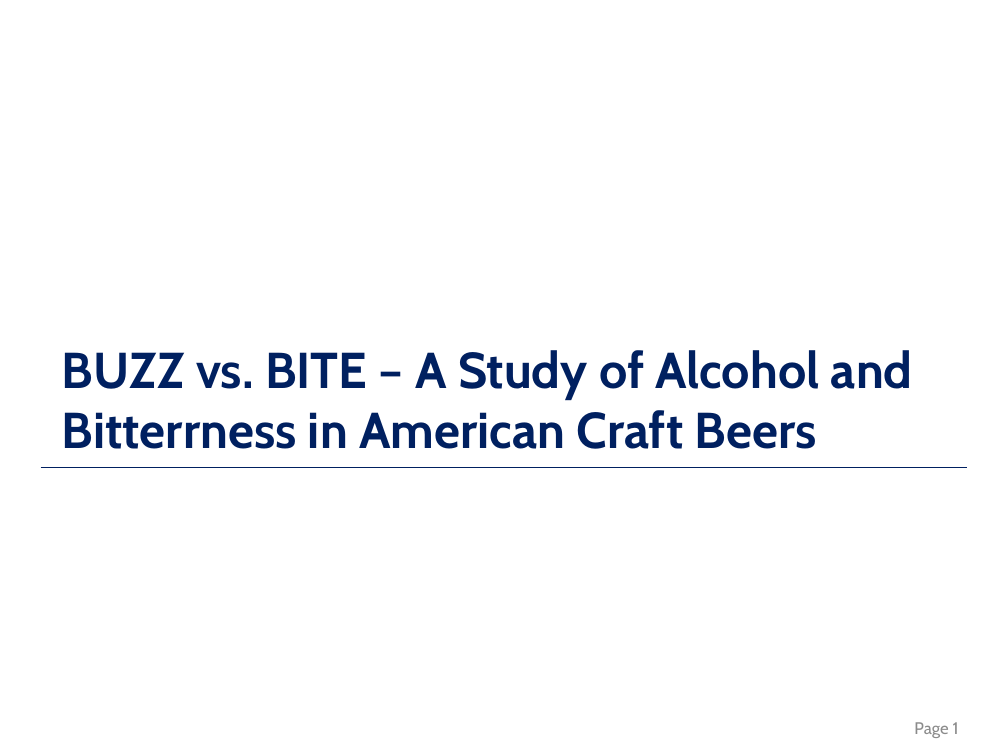
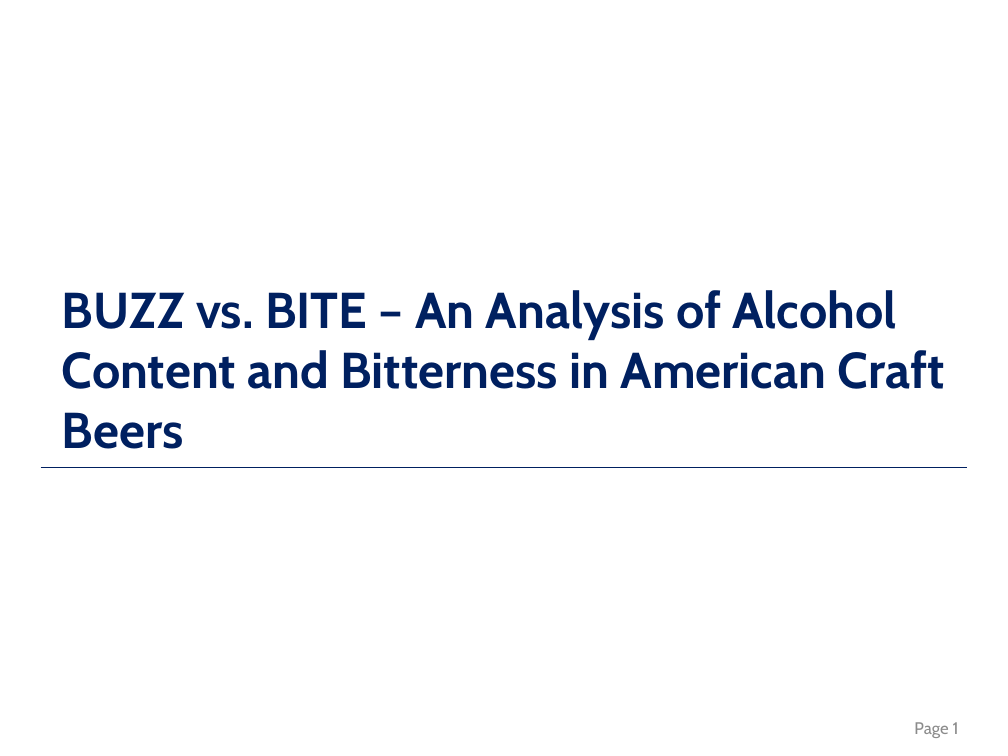
Before and after one commit to la-mar/DDS_Case_Study_1, a slide deck: slide 1 of docs/revised_presentation_from_template.pptx. Drawn at 1008x756 pixels with LibreOffice and Linux fonts; fonts in the diff are those of the drawing. Boxes give left, top, right and bottom in pixels: in the first picture for what was removed or moved away, otherwise in the second. Text is boxed around its words. In the diff, an @@ line names an element or a change of style, - is before the commit and + after.

Commit message:
presentation updates

```diff
--- a/docs/revised_presentation_from_template.pptx
+++ b/docs/revised_presentation_from_template.pptx
@@ text at (62,290,945,449): text changed @@
-BUZZ vs. BITE – A Study of Alcohol and Bitterrness in American Craft Beers
+BUZZ vs. BITE – An Analysis of Alcohol Content and Bitterness in American Craft Beers
```
Also in this commit, not shown: 2 other slides changed, 11 slides added, 13 other files.
